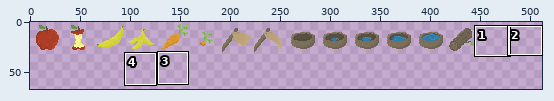
Two versions of one sprite sheet, Resources/Textures/Textures_Icones.png. The picture above shows the old version from afar; the outline marks the close-up.
Close-up. First the earlier version:
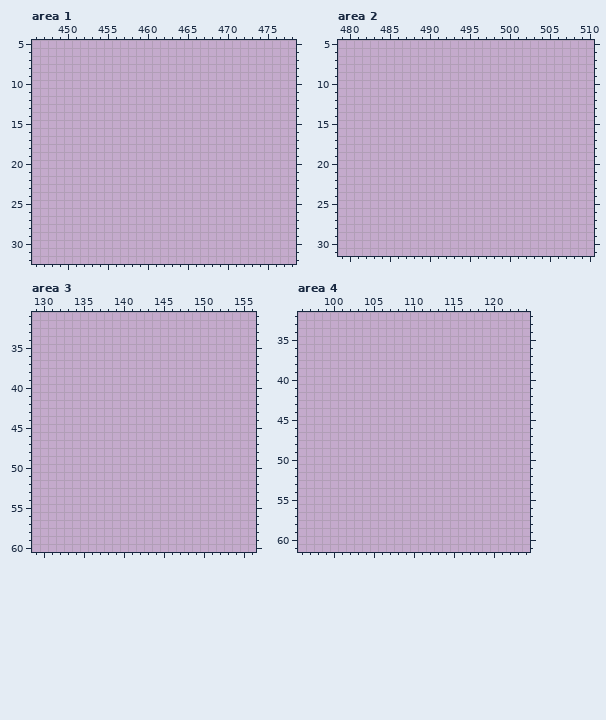
The file is 512x512 pixels. Colours within 5 levels of each other are drawn and written as one. Shown: area 1: x 446..478, y 5..32; area 2: x 479..510, y 5..31; area 3: x 129..156, y 31..60; area 4: x 96..124, y 32..61. The wide view leaves out empty margins. The commit also changed other parts of the picture, which this record leaves out.
And afterwards:
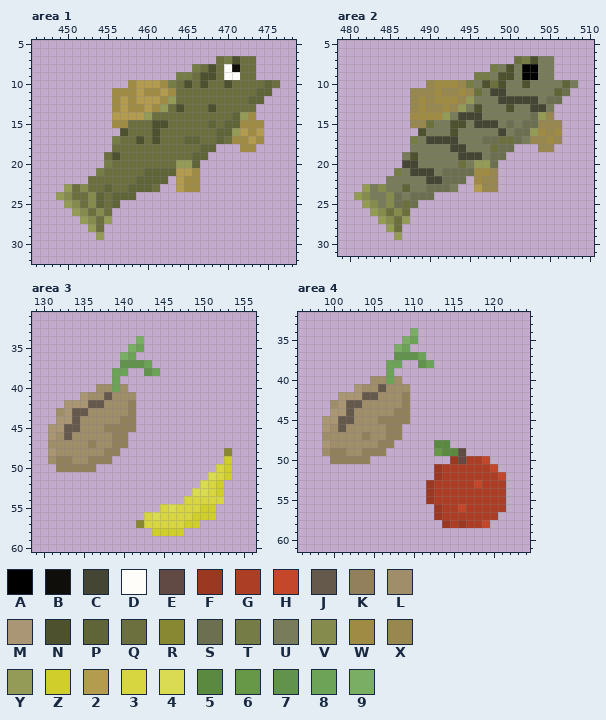
Palette (. is transparent): A #000000  B #0f0e0b  C #444633  D #fefdf9  E #614944  F #9b3822  G #ac3e26  H #c5472b  J #64594b  K #92805d  L #a08d6a  M #aa9675  N #4d512d  P #606538  Q #6b703e  R #888732  S #6c7051  T #757c45  U #787c5a  V #858b4d  W #a08b44  X #98874f  Y #949b56  Z #d0ce2b  2 #b39c4d  3 #d7d540  4 #dbda53  5 #5b8940  6 #669847  7 #62934d  8 #6da356  9 #7bae65
Difference:
Changed rows in their new state; - is an unchanged pixel.
Area 1:
first column x 449:
 7 --------------------QTNQQ---
 8 -----------------TQNQDBQQ---
 9 ---------------TTQNNQDDQQ---
10 ---------W222WTQNQNQQNQQQQPQ
11 -------WWW2WW2WQQQQQQQQQQPP-
12 -------W2W222WYQQQQQQQQQPP--
13 -------W2WW2WYQNQQQNQQQQQ---
14 -------2222YQQQQQQQQQQPYW---
15 -------WWQQQNNQQQQQPQPPWWW--
16 --------NQQQNQQQQQQQPPY2W2--
17 -------TQQNQNQQQPPQQPQWW2W--
18 -------QQQQQQQQQQQPP---WW---
19 ------QNQQQQQQQQQPP---------
20 ------TQQQQQQQQYYP----------
21 -----TQQQQQPPPP22W----------
22 ----QQQQQQPPPP-2WW----------
23 -YQVQQPQQPPPQ--2WW----------
24 YVQQVPQPPP------------------
25 -YVQVPQP--------------------
26 --YVQVQ---------------------
27 ---YVQY---------------------
28 ----YQ----------------------
29 -----Y----------------------
Area 2:
first column x 481:
 7 --------------------QTNUU---
 8 -----------------TUNUAAUU---
 9 ---------------TTUNNUAAUU---
10 ---------XWWWXTUNQNUUNUUUUPU
11 -------XXXWXXWXQUCCUUUUUUPS-
12 -------XWXWWWXYUUUCCCCCUSS--
13 -------XWXXWXYUNUUUNUUCCU---
14 -------WWWWYUCCCUUUUUUSYX---
15 -------XXQUUNNUCCCUSUSSXXX--
16 --------NUUUNUUUUUCUSSYWXW--
17 -------TUCCCCUUUSSQQSUXXWX--
18 -------UUUUUCCUUUQSS---XX---
19 ------UNUUUUUCCCUSS---------
20 ------CCUUUUUQUYYS----------
21 -----TUCCCUSSSSWWX----------
22 ----UUUUUCCSSS-WXX----------
23 -YUVUUPUUSSSU--2XX----------
24 YVUUVSUSSS------------------
25 -YVUVSQS--------------------
26 --YVQVQ---------------------
27 ---YVQY---------------------
28 ----YQ----------------------
29 -----Y----------------------
Area 3:
first column x 131:
34 -----------9-----------
35 ----------98-----------
36 ---------98------------
37 ---------7778----------
38 --------88--78---------
39 --------8--------------
40 ------LL8L-------------
41 ----MLLJLLL------------
42 --MMMJJLLLK------------
43 -LMJJLLLLLK------------
44 -MMJLLLLLKK------------
45 MMJJLLLKKKK------------
46 MLJLLLLLKK-------------
47 LLLLLKLLKK-------------
48 MLLLLLLKK-------------R
49 LKKLLKKK--------------Z
50 -KKKKK---------------3Z
51 --------------------43Z
52 -------------------43Z-
53 ------------------443Z-
54 -----------------33333-
55 --------------34333ZZ--
56 ------------343333ZZZ--
57 -----------R33333ZZ----
58 -------------ZZZZ------
Area 4:
first column x 99:
34 -----------9-----------
35 ----------98-----------
36 ---------98------------
37 ---------7778----------
38 --------88--78---------
39 --------8--------------
40 ------LL8L-------------
41 ----MLLJLLL------------
42 --MMMJJLLLK------------
43 -LMJJLLLLLK------------
44 -MMJLLLLLKK------------
45 MMJJLLLKKKK------------
46 MLJLLLLLKK-------------
47 LLLLLKLLKK-------------
48 MLLLLLLKK-----55-------
49 LKKLLKKK------655E-----
50 -KKKKK----------FEGGH--
51 --------------FGGGGGGH-
52 --------------FGGGGGGGH
53 -------------FGGGGGHGGG
54 -------------FGGGGGGGGG
55 -------------FGGGGGGGGG
56 --------------FGGHGGGGG
57 --------------FGGGGGGG-
58 ---------------FGFGGH--
